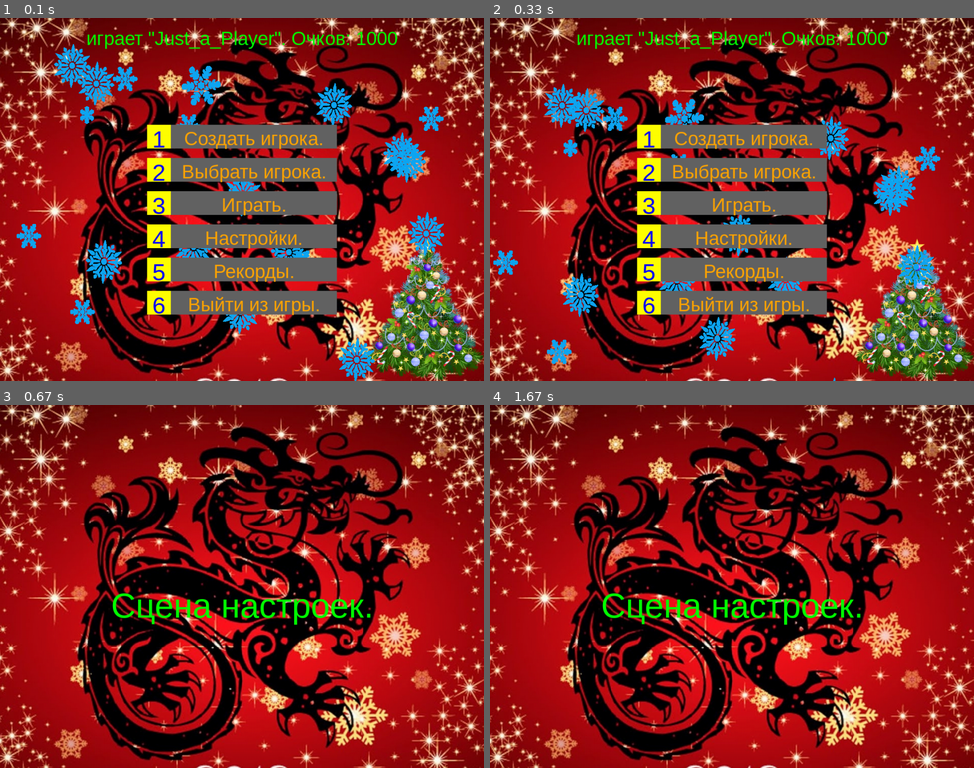
Above: before the commit, frames 1-4 (two rows, left to right).
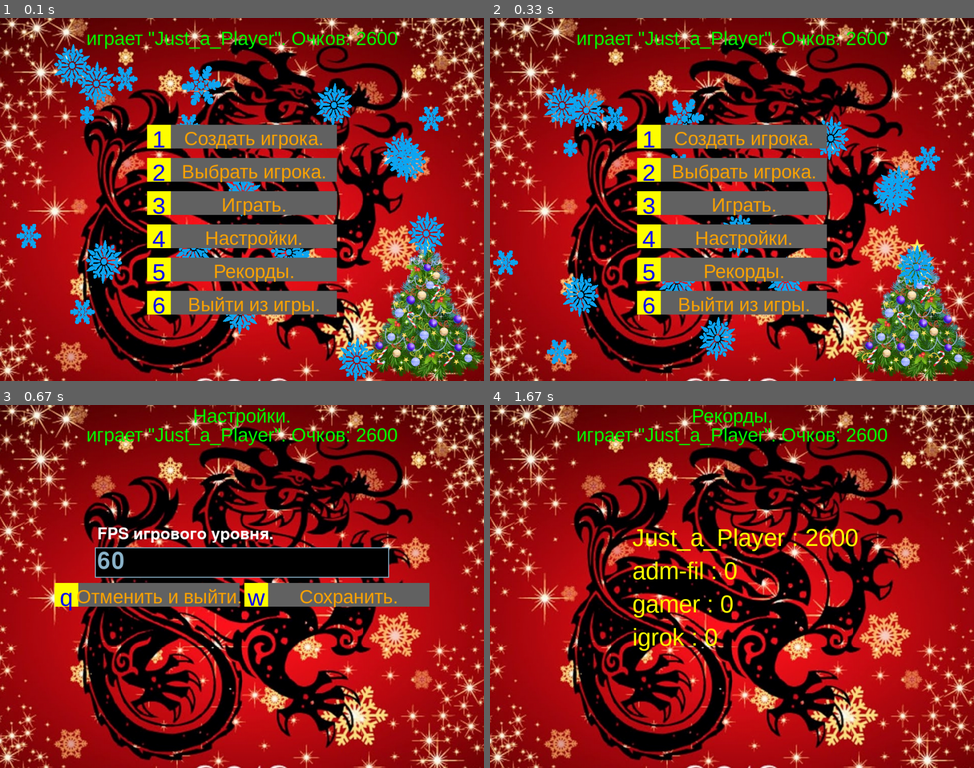
Above: after the commit, the same moments.

Repository: adm-academic/Python_Pygame_Xonix_HNY2024
Game: pygame game, started from game.py
The game is run twice, just before and just after one commit, with the same random seed, the same clock (stepped at 60 frames per second) and the same inputs.
Inputs (mouse positions are in pixels of both pictures, inside the frame that each line leads up to):
- Up to frame 1 (0.1 s): no input
- Up to frame 2 (0.33 s): no input
- Up to frame 3 (0.67 s): tap 4 at 0.33 s
- Up to frame 4 (1.67 s): press the mouse at (601, 597) at 0.7 s; move the mouse to (736, 608) at 0.8 s; release the mouse at (877, 622) at 0.93 s; tap 5 at 1 s

The runs differ from the first frame. In frame 1, less than 0.1% of the frame differs, in the area x 73-78%, y 3-8%; in frame 2, less than 0.1%; in frame 3, 11%, in the area x 11-89%, y 0-61%; in frame 4, 4.1%.

Commit message:
ТРЕТИЙ ЭТАП ЗАВЕРШЁН !!!

Diff:
--- a/adm_gui.py
+++ b/adm_gui.py
@@ -25,26 +25,7 @@
         self.text = text
         self.is_over = False
     def key_to_string(self,key):
-        if   key==pygame.K_0:
-            return "0"
-        elif key==pygame.K_1:
-            return "1"
-        elif key==pygame.K_2:
-            return "2"
-        elif key==pygame.K_3:
-            return "3"
-        elif key==pygame.K_4:
-            return "4"
-        elif key==pygame.K_5:
-            return "5"
-        elif key==pygame.K_6:
-            return "6"
-        elif key==pygame.K_7:
-            return "7"
-        elif key==pygame.K_8:
-            return "8"
-        elif key==pygame.K_9:
-            return "9"
+        return  pygame.key.name(key)
 
     def update(self):
         pointer = pygame.mouse.get_pos()
@@ -109,7 +90,8 @@
                             self.settings.ORANGE)
 
 class InputBox:
-    def __init__(self,game,settings, x, y, w, h, text=''):
+    def __init__(self,game,settings, x, y, w, h, text='', label=''):
+        self.label = label
         self.game = game
         self.settings = settings
         self.rect = pygame.Rect(x, y, w, h)
@@ -150,6 +132,10 @@
         screen.blit(self.txt_surface, (self.rect.x+5, self.rect.y+5))
         # Blit the rect.
         pygame.draw.rect(screen, self.color, self.rect, 2)
+        # Label ...
+        self.label_surface = self.settings.LABEL_FONT.render( self.label, True, self.settings.WHITE )
+        screen.blit( self.label_surface, (self.rect.x + 5, self.rect.y - 45)  )
+
 
 class Level_Button(pygame.sprite.Sprite):
     # кнопки уровней я решил сделать "умными", они сами "ходят" БД и сами
--- a/scene_player_new.py
+++ b/scene_player_new.py
@@ -86,9 +86,16 @@
 
                 self.draw()
 
-                self.game.draw_text(self.game.screen, "Регистрируем нового игрока", 40,
+                self.game.draw_text(self.game.screen, "Регистрируем нового игрока.", 40,
                                     self.settings.WIDTH // 2,
                                     0,
+                                    self.settings.GREEN)
+                self.game.draw_text(self.game.screen,
+                                    '''играет "%s". Очков: %s''' % (
+                                        self.game.player.name, self.game.player.get_score()),
+                                    40,
+                                    self.settings.WIDTH // 2,
+                                    40,
                                     self.settings.GREEN)
 
                 pygame.display.flip()
--- a/scene_records.py
+++ b/scene_records.py
@@ -39,10 +39,43 @@
                 self.update()
                 self.draw()
 
-                self.game.draw_text (self.game.screen, "Сцена списка рекордов !", 72,
-                                     self.settings.WIDTH // 2,
-                                     self.settings.HEIGHT // 2,
-                                     self.settings.GREEN )
+                self.game.draw_text(self.game.screen, "Рекорды.", 40,
+                                    self.settings.WIDTH // 2,
+                                    0,
+                                    self.settings.GREEN)
+                self.game.draw_text(self.game.screen,
+                                    '''играет "%s". Очков: %s''' % (
+                                        self.game.player.name, self.game.player.get_score()),
+                                    40,
+                                    self.settings.WIDTH // 2,
+                                    40,
+                                    self.settings.GREEN)
+
+                query_top_5 = """
+                              SELECT *
+                              FROM   (
+                              SELECT *
+                              FROM  Player pi
+                              ORDER BY pi.id
+                              ) as po
+                              ORDER BY po.score desc
+                              LIMIT 5;
+                              """
+                cursor = self.settings.db_connection.cursor()
+                cursor.execute(query_top_5)
+                rows = cursor.fetchall()
+                cursor.close()
+                yy = 250
+                for row in rows:
+                    self.game.draw_text_left_top(self.game.screen,
+                                               str(row[1]) + " : " + str(row[2]),
+                                               51,
+                                               300,
+                                               yy,
+                                               self.settings.YELLOW
+                                               )
+                    yy += 70
+
 
                 pygame.display.flip()
         except Exception as e:
--- a/scene_settings.py
+++ b/scene_settings.py
@@ -3,6 +3,7 @@
 import os
 import inspect
 import sys
+from adm_gui import *
 
 class Scene_Settings():
     def __init__(self, game, settings):  # констуктор
@@ -15,15 +16,36 @@
                                                       (self.settings.WIDTH, self.settings.HEIGHT))
         self.image_backround_rect = self.image_backround.get_rect()
         pass
+        self.input_box_FPS = InputBox(self.game, self.settings,
+                                      200,
+                                      300,
+                                      620, 64,
+                                      text=str(self.settings.get_FPS()),
+                                      label="FPS игрового уровня.")
+        pass
+        self.button_cancel = Menu_Button(self.game, self, self.settings)
+        self.button_cancel.set_params(400, 310, 50, 390,
+                                      pygame.K_q, "Отменить и выйти.")
+        self.button_confirm = Menu_Button(self.game, self, self.settings)
+        self.button_confirm.set_params(400, 710, 50, 390,
+                                       pygame.K_w, "Сохранить.")
+        pass
+
     def unload_scene(self):
         self.game.screen.fill(self.settings.BLACK)  # заполняем всё окно чёрным
         pass
     def reload_scene(self):
         pass
     def update(self):
+        self.button_cancel.update()
+        self.button_confirm.update()
+        self.input_box_FPS.update()
         pass
     def draw(self):
         self.game.screen.blit(self.image_backround, self.image_backround_rect)
+        self.button_cancel.draw(self.game.screen)
+        self.button_confirm.draw(self.game.screen)
+        self.input_box_FPS.draw(self.game.screen)
     def scene_loop(self):
         try:
             while True:
@@ -35,14 +57,39 @@
                     if event.type == pygame.KEYDOWN and event.key == pygame.K_ESCAPE:
                         self.game.go_to_scene(self.game.SCENE_INITIAL)
                         return
+                    if event.type == pygame.KEYDOWN and event.key == pygame.K_q:
+                        self.game.go_to_scene(self.game.SCENE_INITIAL)
+                        return
+                    if event.type == pygame.KEYDOWN and event.key == pygame.K_w:
+                        fps = self.input_box_FPS.text
+                        if fps.strip() != "":
+                            self.settings.save_FPS(float(self.input_box_FPS.text))
+                    if event.type == pygame.MOUSEBUTTONDOWN:
+                        mouse_position = pygame.mouse.get_pos()
+                        if self.button_cancel.rect.collidepoint(mouse_position):
+                            self.game.go_to_scene(self.game.SCENE_INITIAL)
+                            return
+                        if self.button_confirm.rect.collidepoint(mouse_position):
+                            fps = self.input_box_FPS.text
+                            if fps.strip() != "":
+                                self.settings.save_FPS(int(self.input_box_FPS.text))
+
+                    self.input_box_FPS.handle_event(event)
 
                 self.update()
                 self.draw()
 
-                self.game.draw_text (self.game.screen, "Сцена настроек.", 72,
-                                     self.settings.WIDTH // 2,
-                                     self.settings.HEIGHT // 2 ,
-                                     self.settings.GREEN )
+                self.game.draw_text(self.game.screen, "Настройки.", 40,
+                                    self.settings.WIDTH // 2,
+                                    0,
+                                    self.settings.GREEN)
+                self.game.draw_text(self.game.screen,
+                                    '''играет "%s". Очков: %s''' % (
+                                        self.game.player.name, self.game.player.get_score()),
+                                    40,
+                                    self.settings.WIDTH // 2,
+                                    40,
+                                    self.settings.GREEN)
 
                 pygame.display.flip()
         except Exception as e:
--- a/settings.py
+++ b/settings.py
@@ -15,6 +15,7 @@
         self.GRAY = (100,100,100) # серый
         self.ORANGE = (255,165,0)
         self.GOLD = (255, 215, 0)
+        self.BRIGHT_BLUE = (66,170,255)
         self.COLOR_INACTIVE = pygame.Color('lightskyblue3')
         self.COLOR_ACTIVE = pygame.Color('dodgerblue2')
         # ------ переменные настройки игры
@@ -28,16 +29,19 @@
         self.pygame_font_name = pygame.font.match_font('Arial')  # Получаем имя шрифта ближайшего к 'arial'
         self.INPUT_FONT_SIZE = 72
         self.INPUT_FONT = pygame.font.Font(None, self.INPUT_FONT_SIZE )
+        self.LABEL_FONT_SIZE = 50
+        self.LABEL_FONT = pygame.font.Font(None, self.LABEL_FONT_SIZE)
         pass
         self.db_connection = sqlite3.connect('hny_xonix_game.db')
         pass
 
-    def save_SPRITE_SIZE(self,SPRITE_SIZE):
-        self.SPRITE_SIZE = SPRITE_SIZE
-        self.KV_set_value( self, "SPRITE_SIZE", self.SPRITE_SIZE )
     def save_FPS(self,FPS):
         self.FPS = FPS
-        self.KV_set_value( self, "FPS", self.FPS )
+        self.KV_set_value( "FPS", self.FPS )
+
+    def get_FPS(self):
+        self.FPS = int(self.KV_get_value("FPS"))
+        return self.FPS
 
     def KV_key_exist(self,key):
         query_check = " select * from Settings_Key_Value where key='%s'; " % (key)
@@ -53,6 +57,7 @@
             query_set = "insert into Settings_Key_Value(key,value) values ('%s','%s');" % (key,value)
         cursor = self.db_connection.cursor()
         cursor.execute( query_set )
+        cursor.close()
         self.db_connection.commit()
 
     def KV_get_value(self,key):
Not shown, changed: TODO.txt
Binary file changed: hny_xonix_game.db
